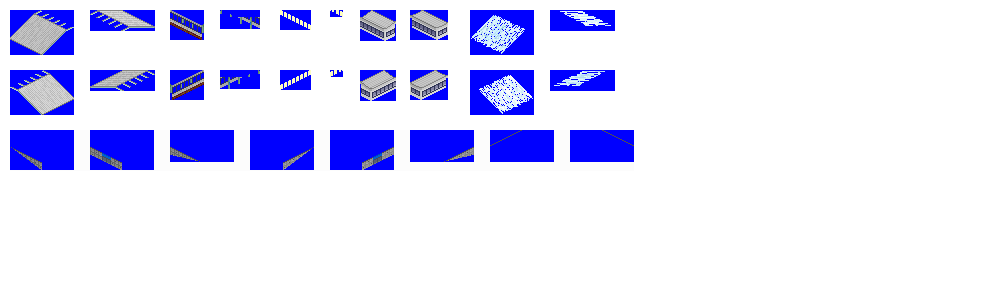
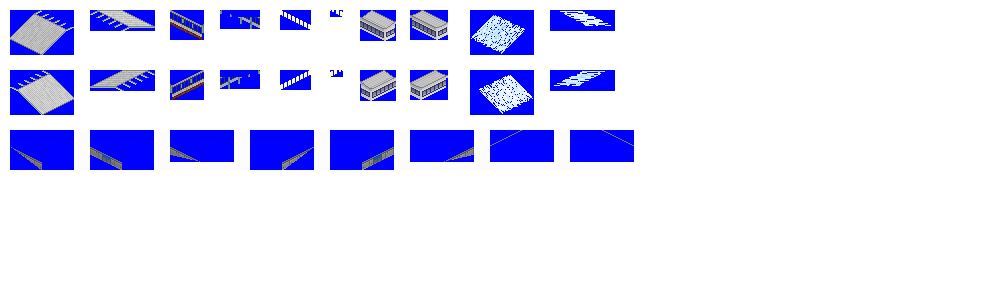
Layer changes from the first (1000, 300) image to the second:
painted on "sprites" over [11, 130, 634, 170]
